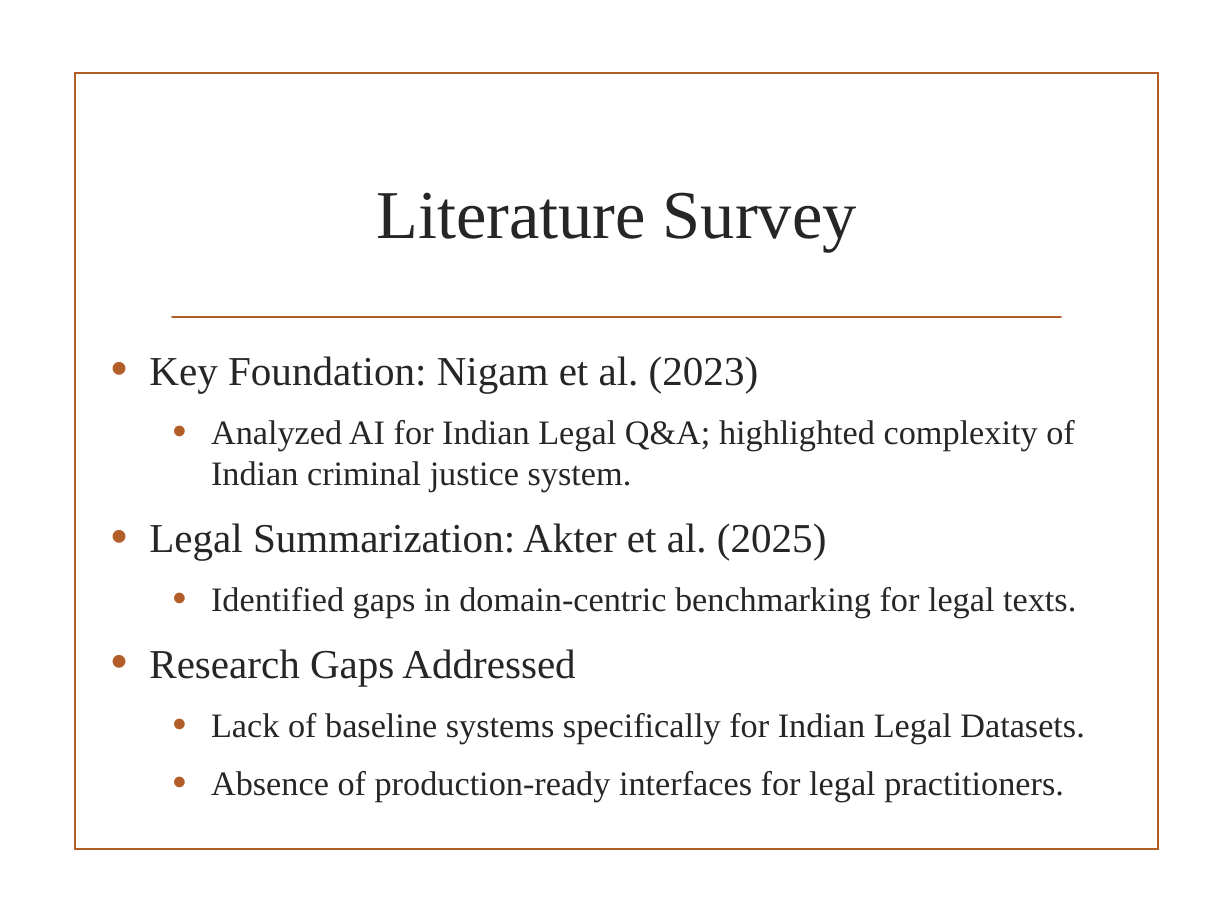
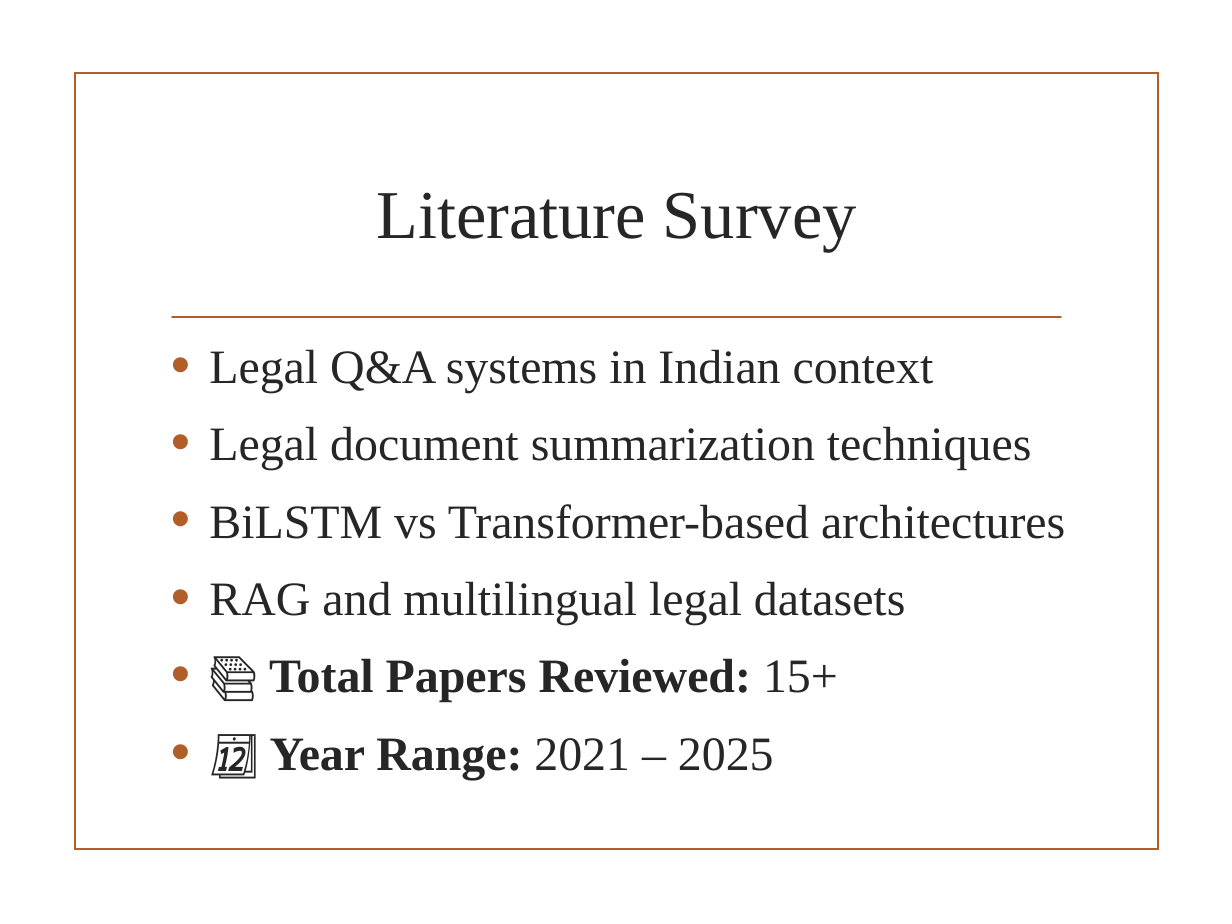
Before and after one commit to VedantKale106/B.Tech-Project-Files, a slide deck: slide 7 of PPT Review 1.pptx (slide 5 before the commit). Drawn at 1232x924 pixels with LibreOffice and Linux fonts; fonts in the diff are those of the drawing; background and template pictures are left out. Boxes give left, top, right and bottom in pixels: in the first picture for what was removed or moved away, otherwise in the second. Text is boxed around its words. In the diff, an @@ line names an element or a change of style, - is before the commit and + after.

Commit message:
PPT Updated

```diff
--- a/PPT Review 1.pptx
+++ b/PPT Review 1.pptx
@@ text at bbox=[209, 349, 1065, 780]: text changed; size 20 to 28 pt @@
-• Key Foundation: Nigam et al. (2023)
-  • Analyzed AI for Indian Legal Q&A; highlighted complexity of Indian criminal justice system.
-• Legal Summarization: Akter et al. (2025)
-  • Identified gaps in domain-centric benchmarking for legal texts.
-• Research Gaps Addressed
-  • Lack of baseline systems specifically for Indian Legal Datasets.
-  • Absence of production-ready interfaces for legal practitioners.
+• Legal Q&A systems in Indian context
+• Legal document summarization techniques
+• BiLSTM vs Transformer-based architectures
+• RAG and multilingual legal datasets
+• 📚 Total Papers Reviewed: 15+
+• 📆 Year Range: 2021 – 2025
```
Also in this commit, not shown: 5 other slides changed, 7 slides added, 2 slides removed.
